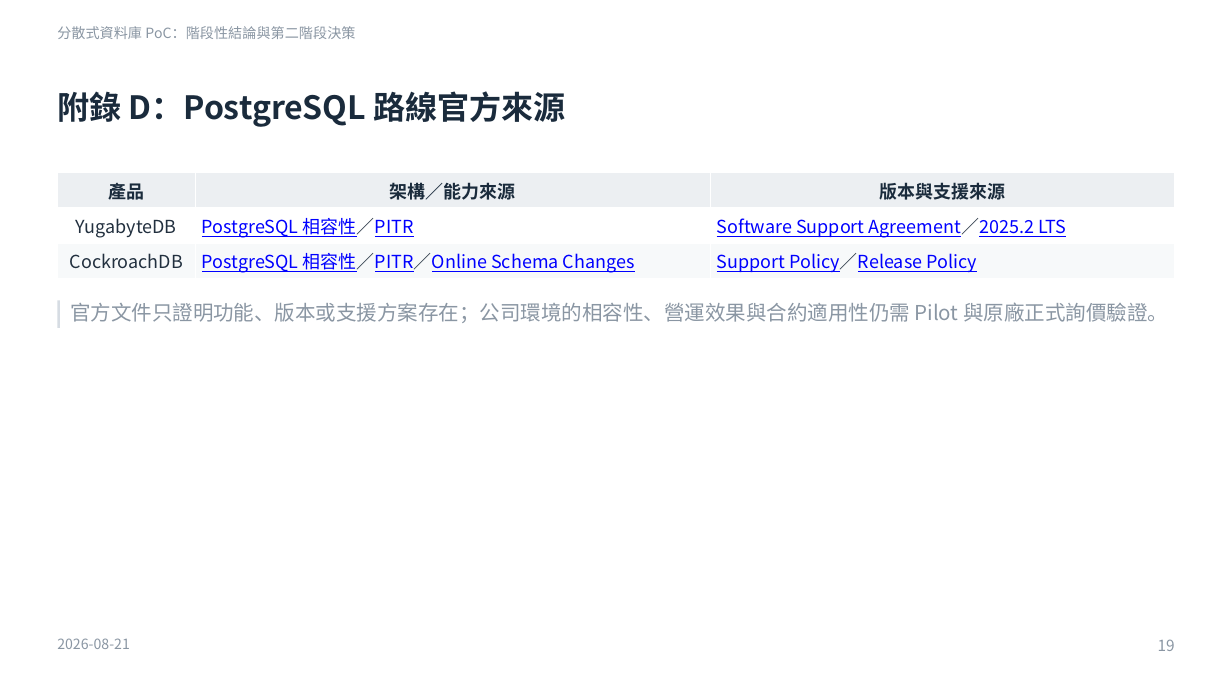
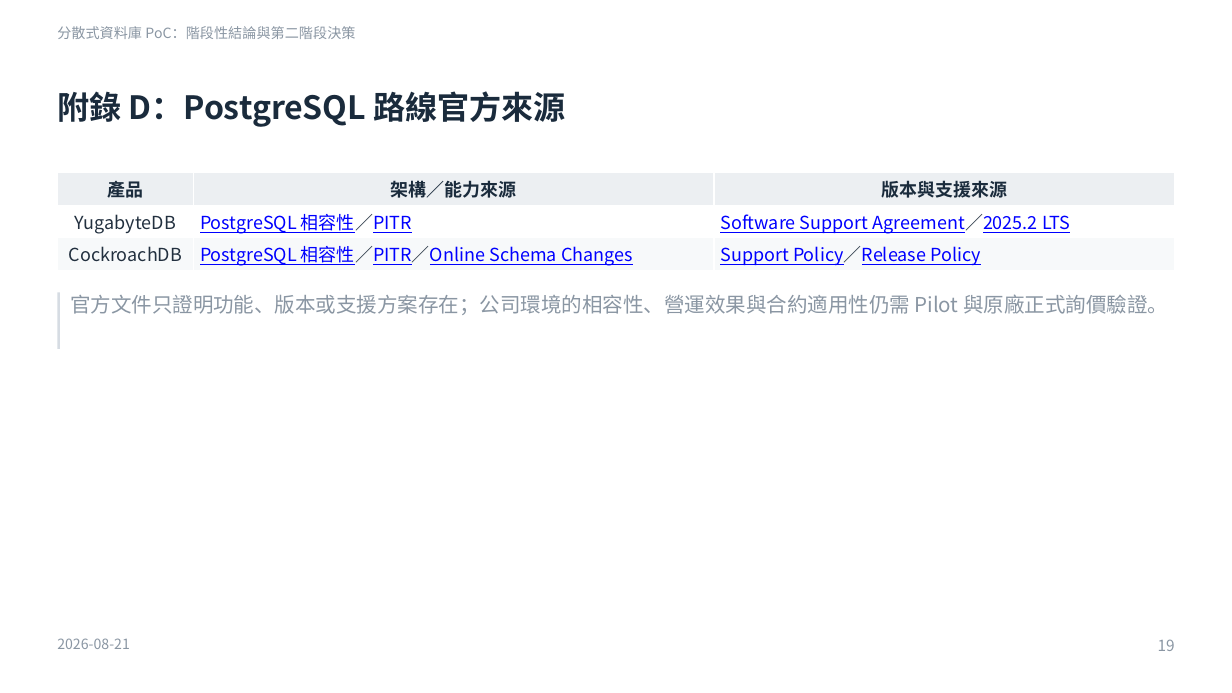
Before and after one commit to heavenruler/dba_career, a slide deck: slide 19 of poc/1_MeetingMinutes/0821_slide.pptx. Drawn at 1232x693 pixels with LibreOffice and Linux fonts; fonts in the diff are those of the drawing. Boxes give left, top, right and bottom in pixels: in the first picture for what was removed or moved away, otherwise in the second. Text is boxed around its words. In the diff, an @@ line names an element or a change of style, - is before the commit and + after.

```diff
--- a/poc/1_MeetingMinutes/0821_slide.pptx
+++ b/poc/1_MeetingMinutes/0821_slide.pptx
@@ table: place and size @@
-table at box(57, 173, 1175, 278)
+table at box(57, 173, 1176, 271)
@@ rectangle: place and size @@
-rectangle at box(57, 300, 60, 328)
+rectangle at box(57, 293, 60, 349)
@@ text "官方文件只證明功能、版本或支援方案存在；公司環境的相容性、營運效果與合約適用性仍需 Pilot 與原廠正式詢價驗證。": place and size @@
-text "官方文件只證明功能、版本或支援方案存在；公司環境的相容性、營運效果與合約適用性仍需 Pilot 與原廠正式詢價驗證。" at box(70, 302, 1168, 323)
+text "官方文件只證明功能、版本或支援方案存在；公司環境的相容性、營運效果與合約適用性仍需 Pilot 與原廠正式詢價驗證。" at box(70, 294, 1168, 315)
```
Also in this commit, not shown: 16 other slides changed, 1 other file.
